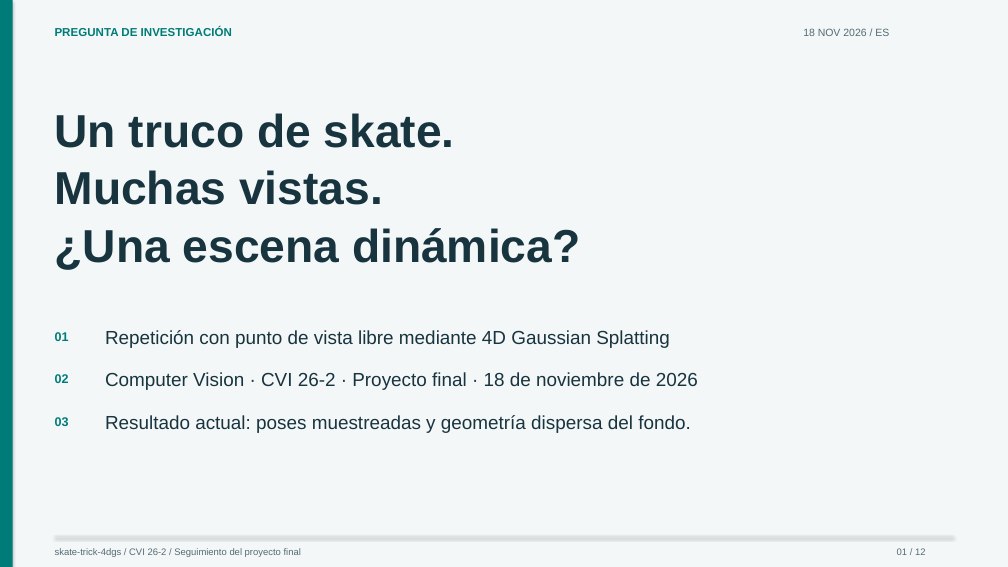
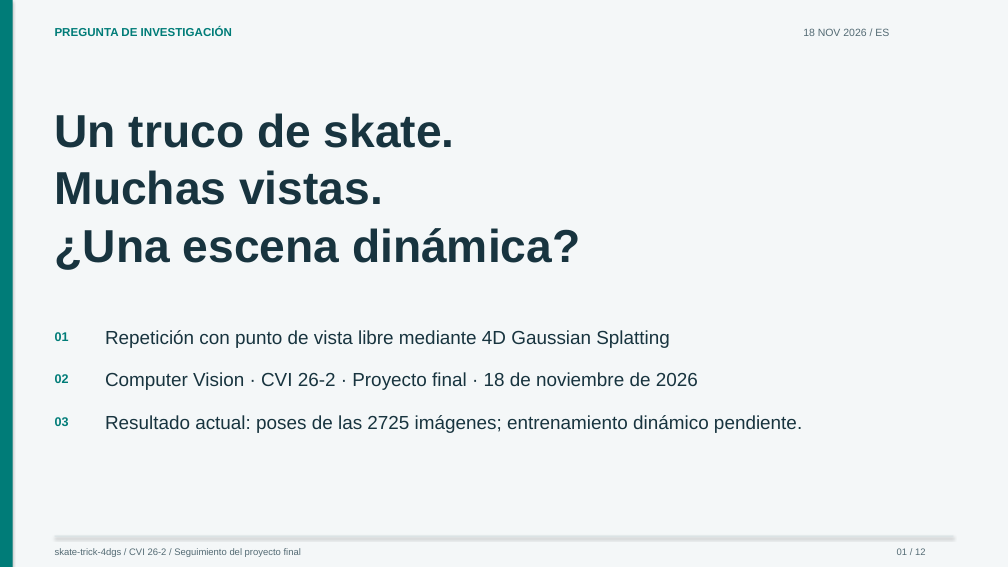
Before and after one commit to craptou/Projet_4D_Gaussian_Splatting, a slide deck: slide 1 of presentations/progress.es.pptx. Drawn at 1008x567 pixels with LibreOffice and Linux fonts; fonts in the diff are those of the drawing. Boxes give left, top, right and bottom in pixels: in the first picture for what was removed or moved away, otherwise in the second. Text is boxed around its words. In the diff, an @@ line names an element or a change of style, - is before the commit and + after.

```diff
--- a/presentations/progress.es.pptx
+++ b/presentations/progress.es.pptx
@@ text at [105, 415, 802, 433]: text changed @@
-Resultado actual: poses muestreadas y geometría dispersa del fondo.
+Resultado actual: poses de las 2725 imágenes; entrenamiento dinámico pendiente.
```
Also in this commit, not shown: 4 other slides changed, 27 other files.
